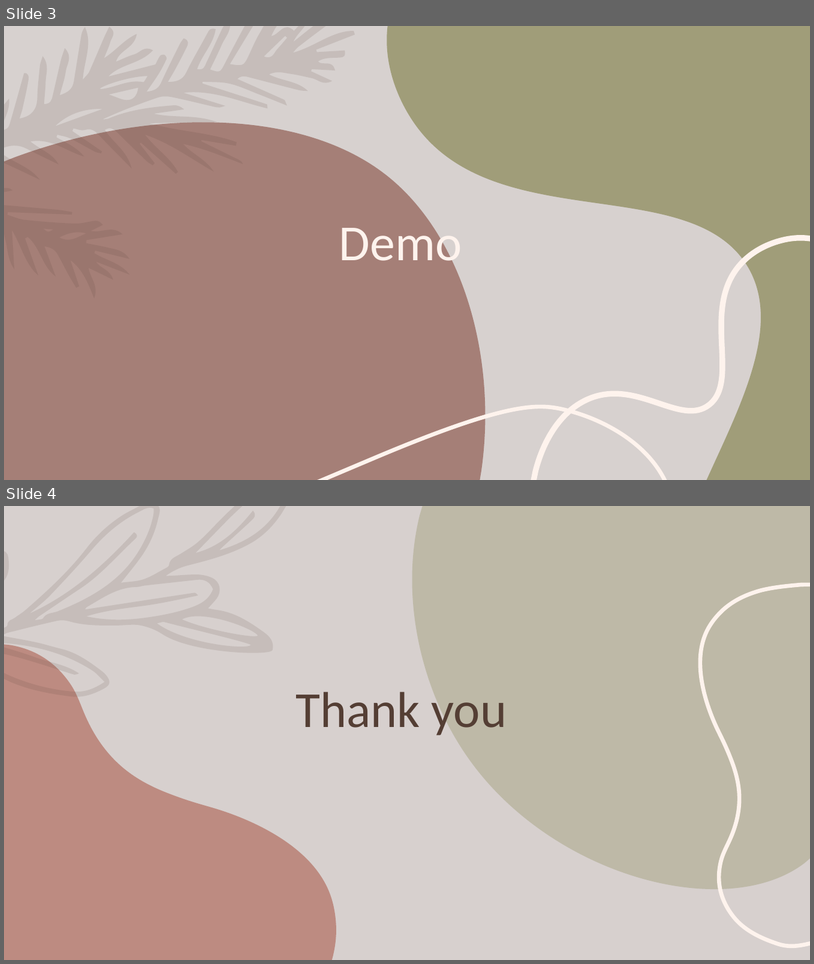
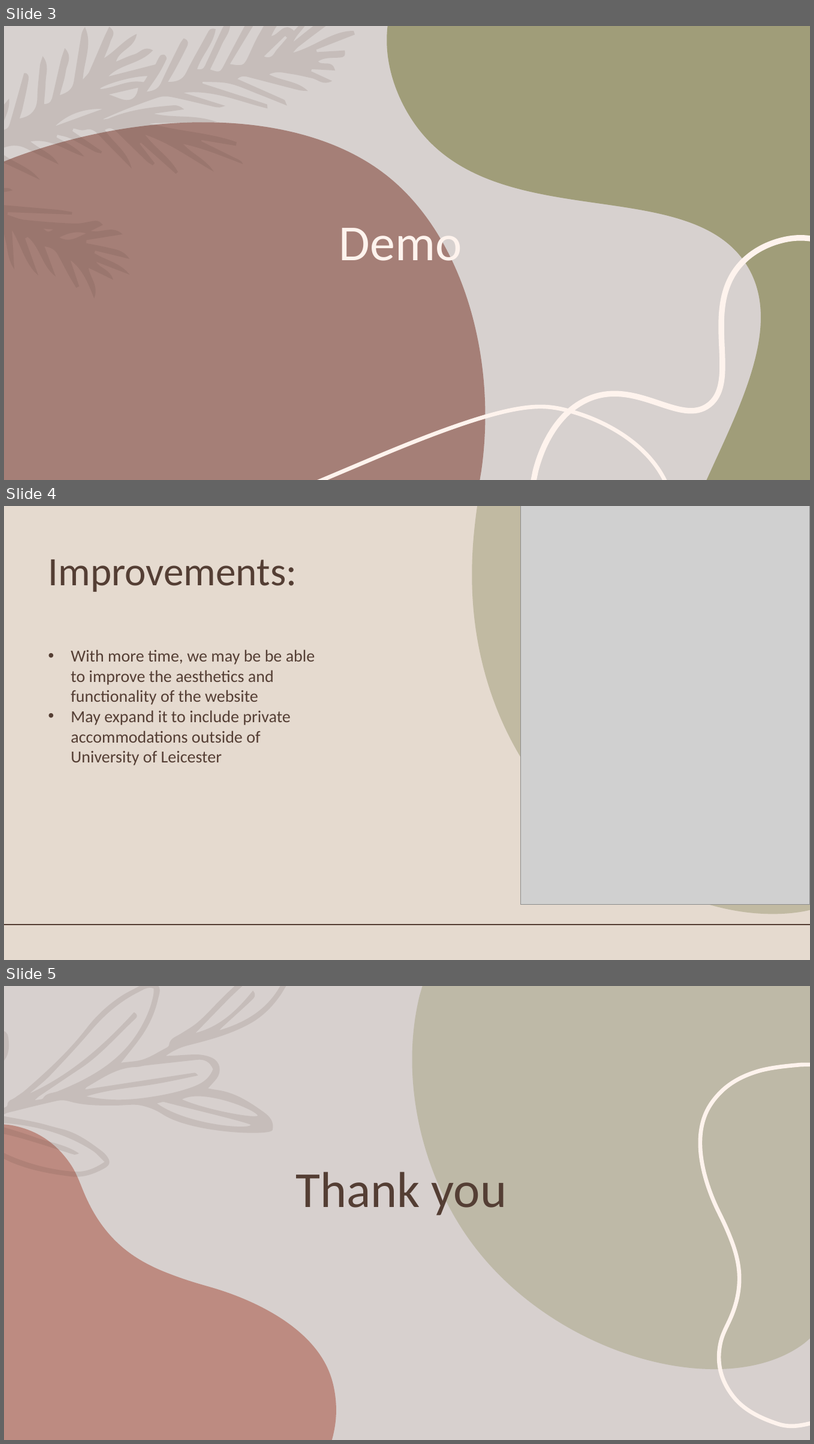
Before and after one commit to JHawkins5/Let-s-Hack-Leicester-2024-Group-17, a slide deck: hackathonslides.pptx. Shown one above the other, each under a label of ours: slides 3 and 4 before the commit, slides 3, 4 and 5 after it. The pictures are 814x964 and 814x1444 pixels, drawn with LibreOffice and Linux fonts; fonts in the diff are those of the drawing; grey boxes stand for pictures; background and template pictures are left out. Boxes give left, top, right and bottom in pixels: in the first picture for what was removed or moved away, otherwise in the second. Text is boxed around its words. In the diff, an @@ line names an element or a change of style, - is before the commit and + after.

```diff
--- a/hackathonslides.pptx
+++ b/hackathonslides.pptx
@@ slide 4 added at [4,506,810,960], background #E5DACF @@
@@ freeform shape added at [472,506,810,914], fill #A09D79 at 52% opacity @@
@@ picture added at [521,506,810,904] @@
@@ title added at [48,559,297,592], 48 pt, text #543E34 @@
+Improvements:
@@ text added at [71,649,315,765], 20 pt, text #543E34 @@
+• With more time, we may be be able to improve the aesthetics and functionality of the website
+• May expand it to include private accommodations outside of University of Leicester
@@ line added from (4, 925) to (810, 925), #543E34 1.25 pt @@
@@ what was slide 4 is now slide 5 @@
```
Also in this commit, not shown: 1 slide changed.
